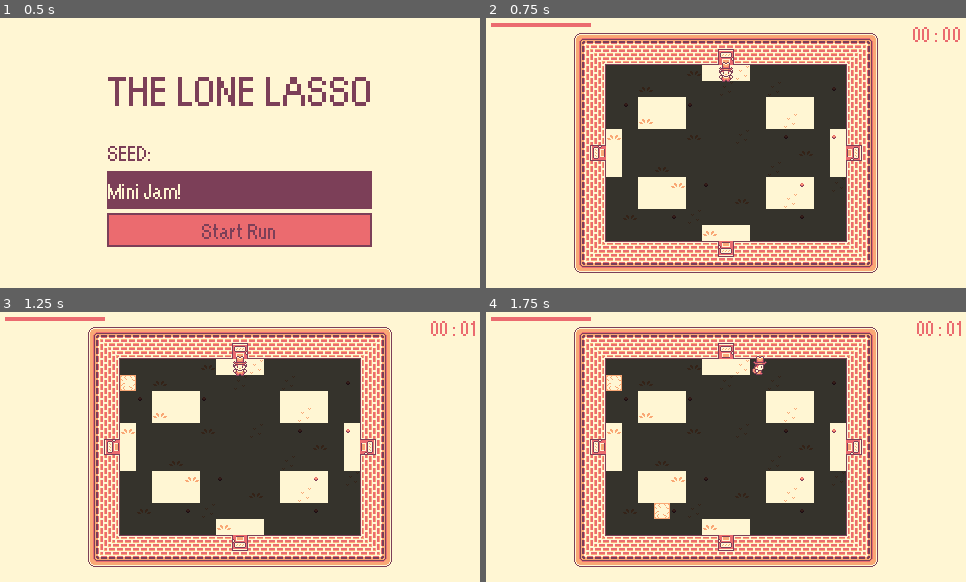
Above: before the commit, frames 1-4 (two rows, left to right).
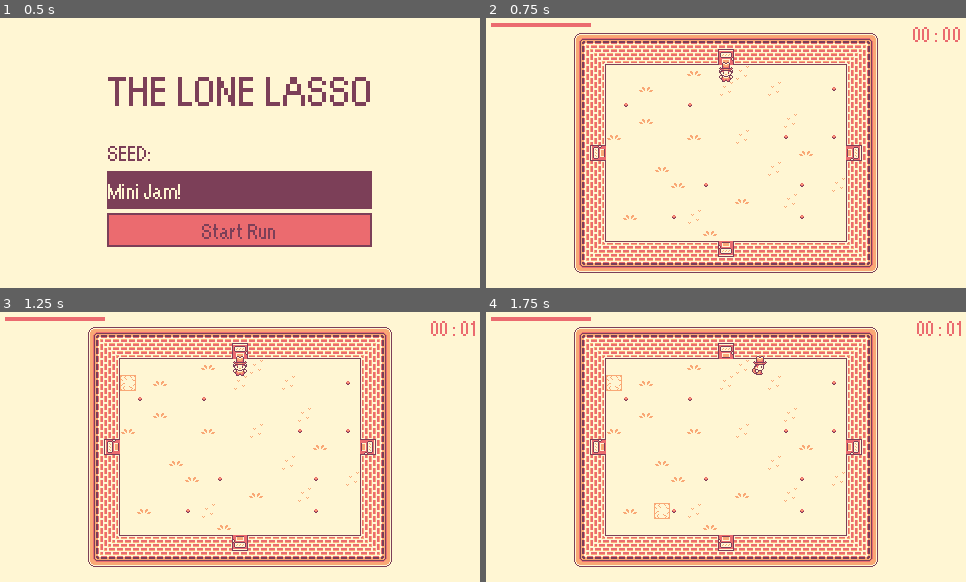
Above: after the commit, the same moments.

Repository: james-minor/mini-jam-206
Game: Godot game, scene res://scenes/main_menu/main_menu.tscn
The game is run twice, just before and just after one commit, with the same random seed, the same clock (stepped at 60 frames per second) and the same inputs. Sound files missing from this copy of the repository are replaced by a short silence.
Inputs (mouse positions are in pixels of both pictures, inside the frame that each line leads up to):
- Up to frame 1 (0.5 s): no input
- Up to frame 2 (0.75 s): click "Start Run" at 0.5 s
- Up to frame 3 (1.25 s): no input
- Up to frame 4 (1.75 s): tap Enter at 1.25 s; move the mouse to (831, 433) at 1.27 s; press the mouse at (831, 433) at 1.28 s; hold D (move_right) from 1.28 s (still down)

Frame 1 is identical in both runs. In frame 2, 25% of the frame differs, in the area x 25-75%, y 17-83%; in frame 3, 25%; in frame 4, 25%.

Commit message:
fix: pit tiles no longer dark

Diff:
--- a/dungeon_room/assets/world_tileset.tres
+++ b/dungeon_room/assets/world_tileset.tres
@@ -431,21 +431,18 @@
 0:3/0 = 0
 0:3/0/navigation_layer_0/polygon = SubResource("NavigationPolygon_m8yiu")
 0:3/1 = 1
-0:3/1/modulate = Color(0.20871013, 0.20871016, 0.20871013, 1)
 0:3/1/navigation_layer_0/polygon = SubResource("NavigationPolygon_coh21")
 0:3/1/custom_data_0 = true
 1:3/next_alternative_id = 2
 1:3/0 = 0
 1:3/0/navigation_layer_0/polygon = SubResource("NavigationPolygon_m8yiu")
 1:3/1 = 1
-1:3/1/modulate = Color(0.20871013, 0.20871016, 0.20871013, 1)
 1:3/1/navigation_layer_0/polygon = SubResource("NavigationPolygon_ny364")
 1:3/1/custom_data_0 = true
 2:3/next_alternative_id = 2
 2:3/0 = 0
 2:3/0/navigation_layer_0/polygon = SubResource("NavigationPolygon_m8yiu")
 2:3/1 = 1
-2:3/1/modulate = Color(0.20871013, 0.20871016, 0.20871013, 1)
 2:3/1/navigation_layer_0/polygon = SubResource("NavigationPolygon_2hl2m")
 2:3/1/custom_data_0 = true
 1:2/0 = 0
@@ -458,7 +455,6 @@
 3:3/0 = 0
 3:3/0/navigation_layer_0/polygon = SubResource("NavigationPolygon_m8yiu")
 3:3/1 = 1
-3:3/1/modulate = Color(0.20871013, 0.20871016, 0.20871013, 1)
 3:3/1/navigation_layer_0/polygon = SubResource("NavigationPolygon_0whds")
 3:3/1/custom_data_0 = true
 0:4/0 = 0
